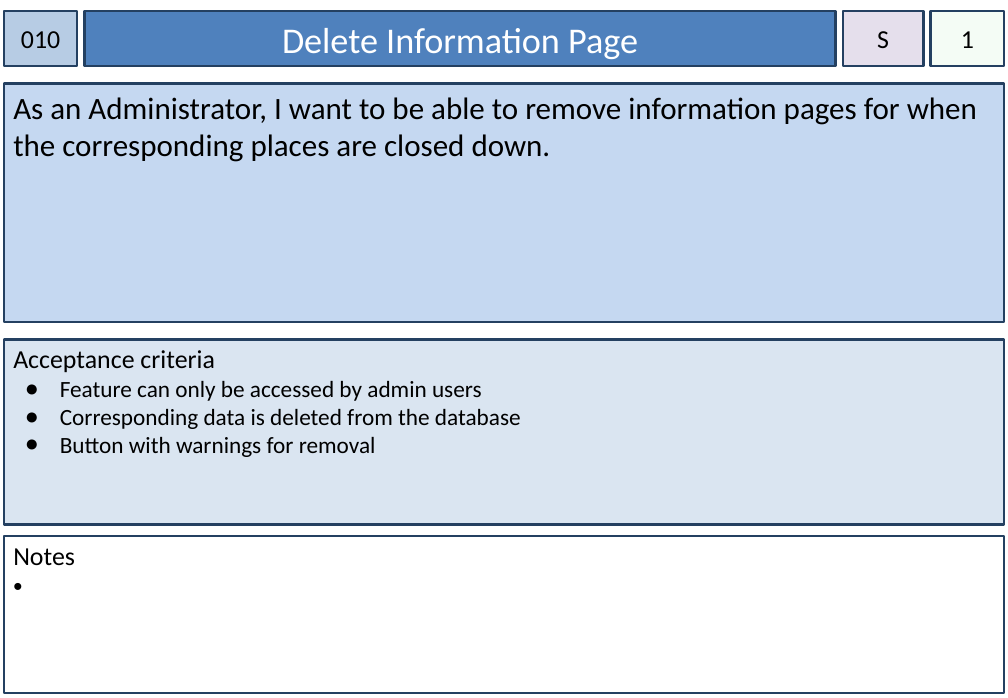
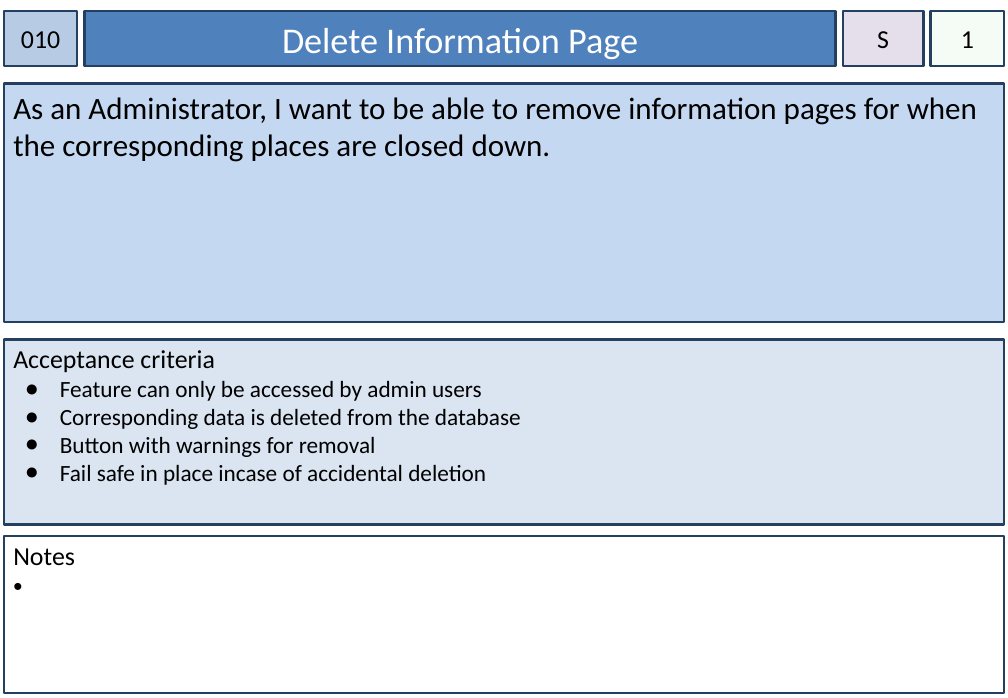
Before and after one commit to rickmccasker/IFB299, a slide deck: slide 12 of Documents/Story Cards.pptx. Drawn at 1008x698 pixels with LibreOffice and Linux fonts; fonts in the diff are those of the drawing. Boxes give left, top, right and bottom in pixels: in the first picture for what was removed or moved away, otherwise in the second. Text is boxed around its words. In the diff, an @@ line names an element or a change of style, - is before the commit and + after.

```diff
--- a/Documents/Story Cards.pptx
+++ b/Documents/Story Cards.pptx
@@ text in rectangle at box(60, 465, 486, 485): paragraph added @@
+● Fail safe in place incase of accidental deletion
```
Also in this commit, not shown: 15 other slides changed, 1 slide added, 22 other files.
